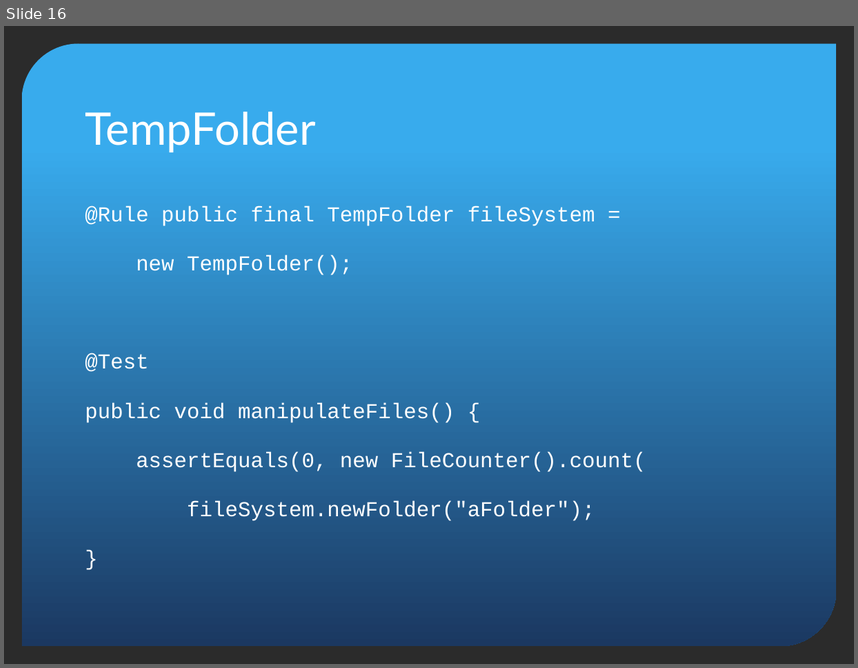
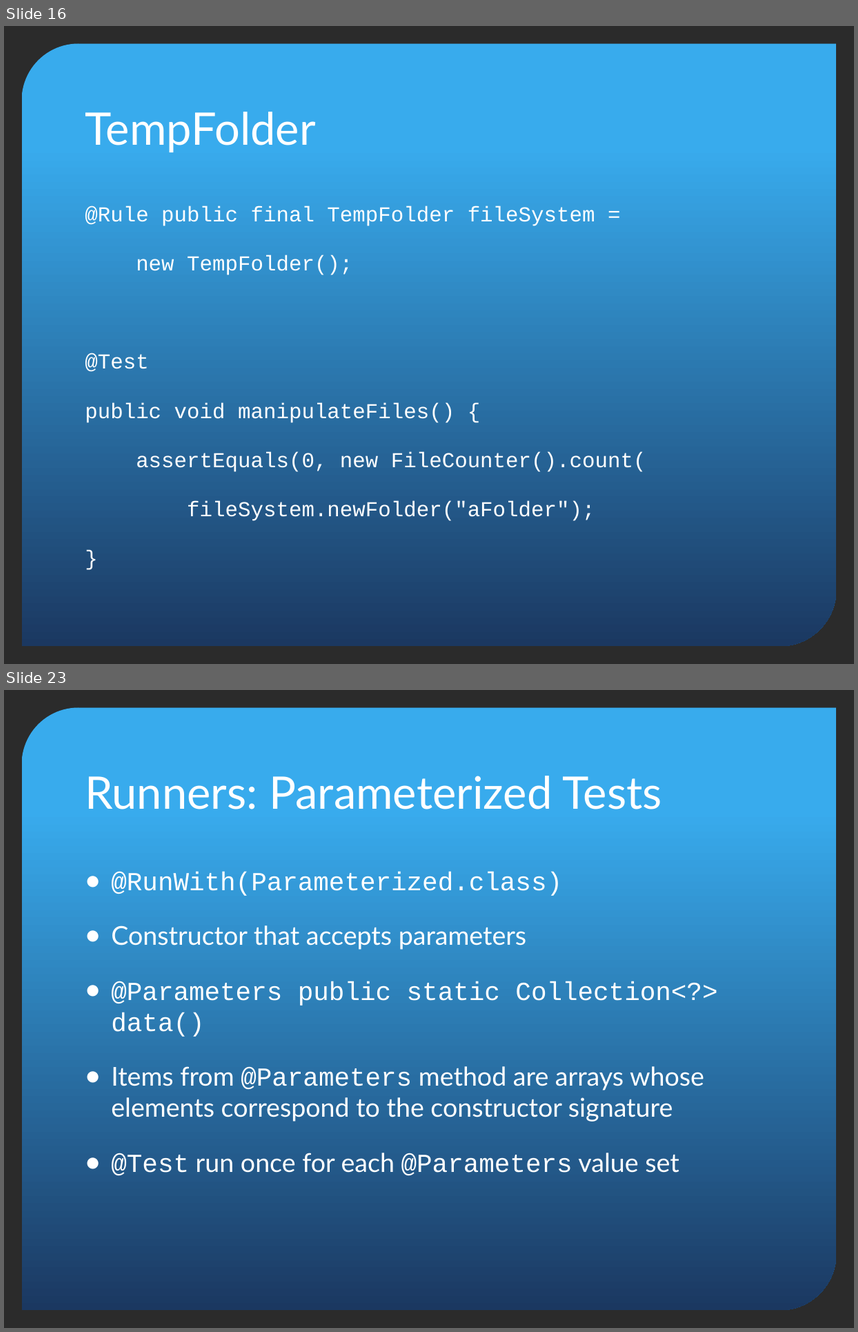
Before and after one commit to pholser/bending-junit, a slide deck: bending-junit.pptx. Shown one above the other, each under a label of ours: slide 16 before the commit, slides 16 and 23 after it; the slides between them are not shown. The pictures are 858x668 and 858x1332 pixels, drawn with LibreOffice and Linux fonts; fonts in the diff are those of the drawing; background and template pictures are left out; a plain dark background stands for a picture behind light text. Boxes give left, top, right and bottom in pixels: in the first picture for what was removed or moved away, otherwise in the second. Text is boxed around its words. In the diff, an @@ line names an element or a change of style, - is before the commit and + after.

```diff
--- a/bending-junit.pptx
+++ b/bending-junit.pptx
@@ slide 23 added at (4,690,854,1328), background picture (left out); not listed: 1 template element that a slide beside it also shows @@
@@ title added at (85,776,662,809), 38 pt, text #FFFFFF @@
+Runners: Parameterized Tests
@@ text added at (111,871,717,1175), 22 pt, text #FFFFFF @@
+● @RunWith(Parameterized.class)
+● Constructor that accepts parameters
+● @Parameters public static Collection<?> data()
+● Items from @Parameters method are arrays whose elements correspond to the constructor signature
+● @Test run once for each @Parameters value set
```
Also in this commit, not shown: 19 other slides added.
